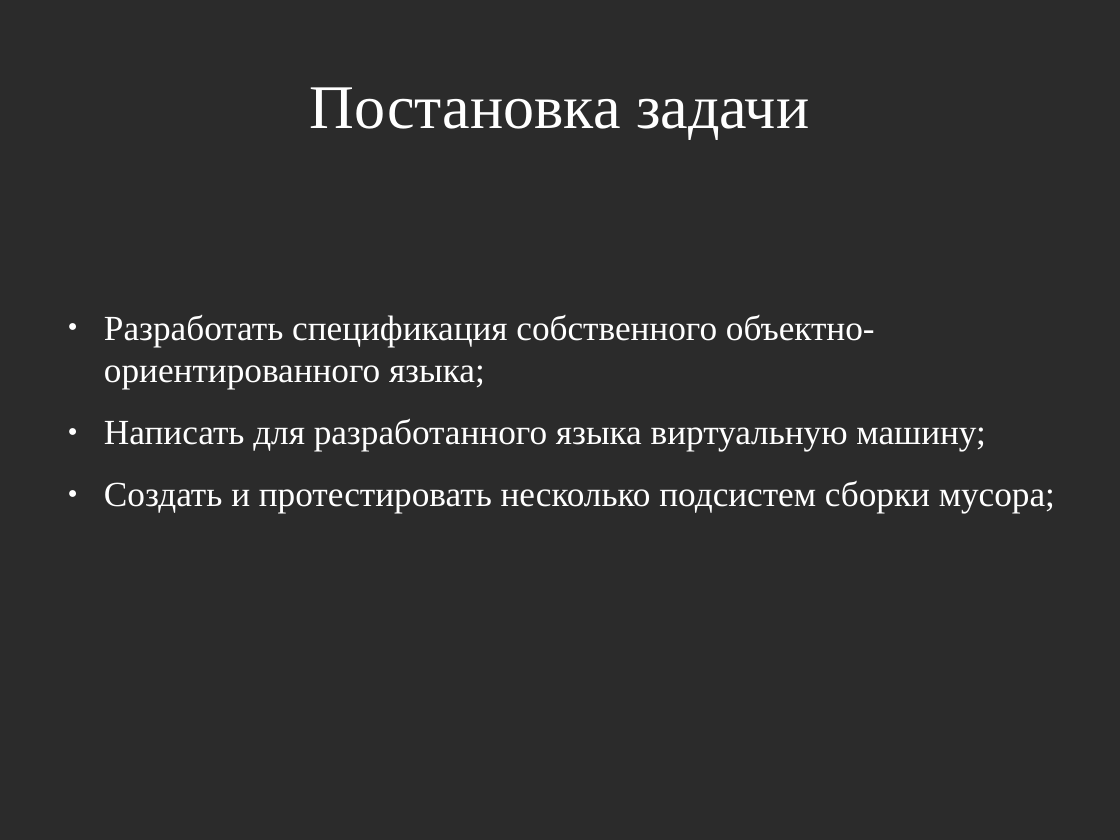
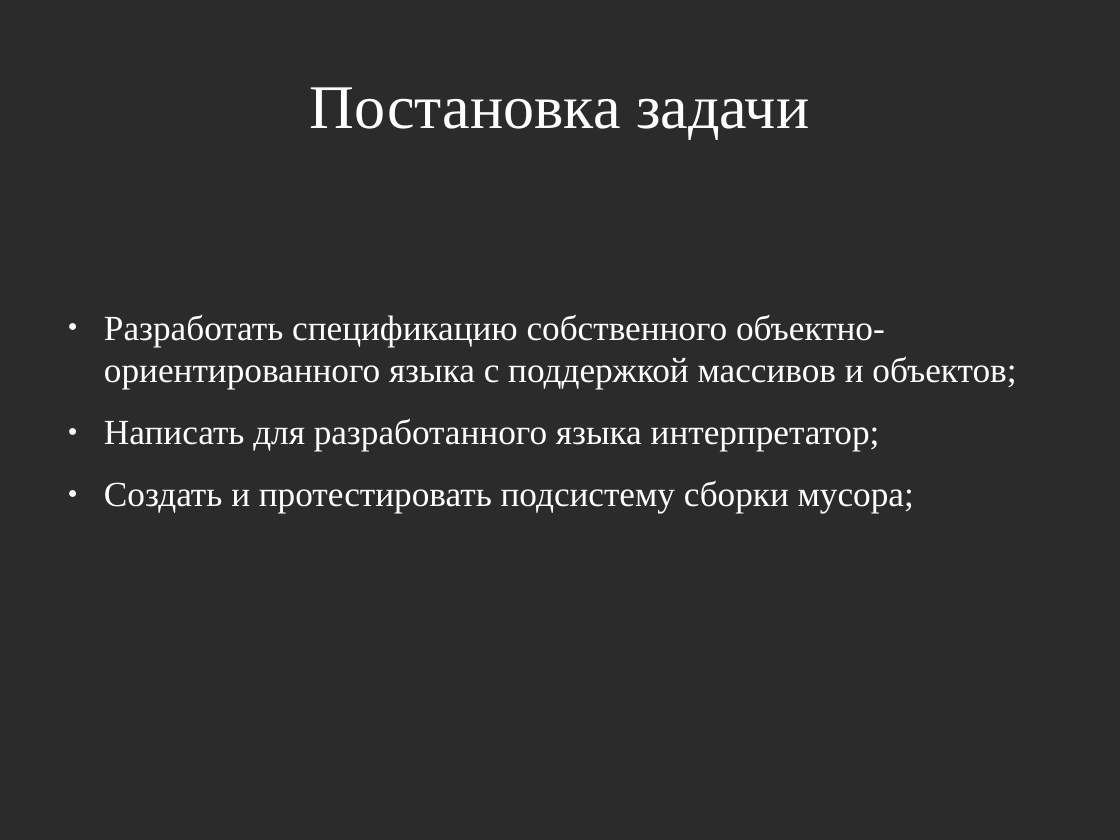
Before and after one commit to masyagin1998/GCI, a slide deck: slide 2 of docs/presentation.odp. Drawn at 1120x840 pixels with LibreOffice and Linux fonts; fonts in the diff are those of the drawing; background and template pictures are left out; a plain dark background stands for a picture behind light text. Boxes give left, top, right and bottom in pixels: in the first picture for what was removed or moved away, otherwise in the second. Text is boxed around its words. In the diff, an @@ line names an element or a change of style, - is before the commit and + after.

```diff
--- a/docs/presentation.odp
+++ b/docs/presentation.odp
@@ text at (104, 315, 1016, 514): text changed @@
-● Разработать спецификация собственного объектно-ориентированного языка;
-● Написать для разработанного языка виртуальную машину;
-● Создать и протестировать несколько подсистем сборки мусора;
+● Разработать спецификацию собственного объектно-ориентированного языка с поддержкой массивов и объектов;
+● Написать для разработанного языка интерпретатор;
+● Создать и протестировать подсистему сборки мусора;
```
Also in this commit, not shown: 4 other slides changed, 6 slides added, 7 slides removed, 38 other files.
